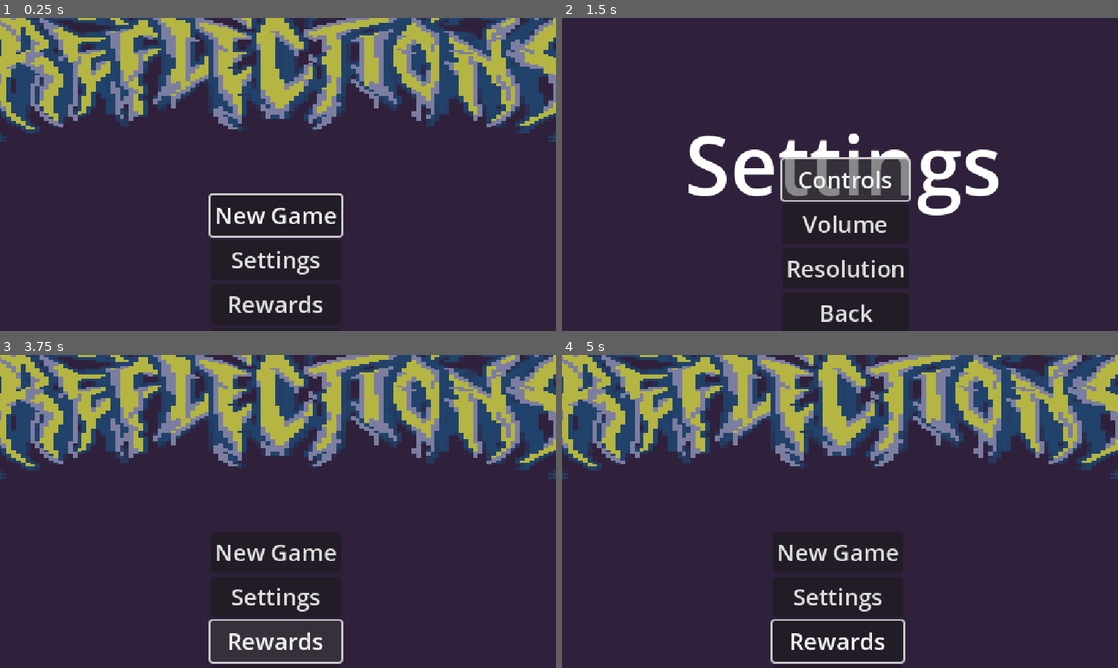
Above: before the commit, frames 1-4 (two rows, left to right).
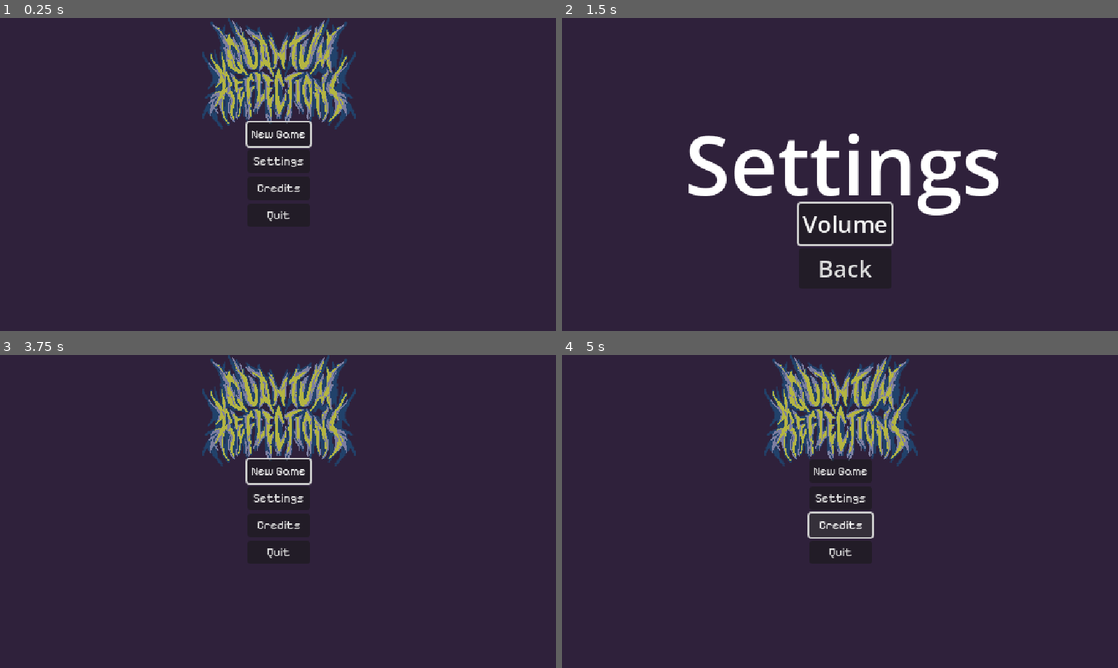
Above: after the commit, the same moments.

Repository: iparosds/Quantum-Reflections
Game: Godot game, scene res://scenes/menu.tscn
The game is run twice, just before and just after one commit, with the same random seed, the same clock (stepped at 60 frames per second) and the same inputs.
Inputs (mouse positions are in pixels of both pictures, inside the frame that each line leads up to):
- Up to frame 1 (0.25 s): no input
- Up to frame 2 (1.5 s): click "Settings" at 0.5 s; click (845, 180) at 1.25 s, where only the run before the commit has a clickable "Controls"
- Up to frame 3 (3.75 s): click "Volume" at 2 s; click "Back" at 2.75 s; click (278, 639) at 3.5 s, where only the run before the commit has a clickable "Rewards"
- Up to frame 4 (5 s): click (840, 524) at 4.25 s, where only the run after the commit has a clickable "Credits"

The runs differ from the first frame. In frame 1, 29% of the frame differs, in the area x 0-100%, y 0-95%; in frame 2, 2.8%; in frame 3, 29%; in frame 4, 29%.

Commit message:
erro na tela

Diff:
--- a/project.godot
+++ b/project.godot
@@ -17,8 +17,6 @@
 
 [display]
 
-window/size/mode=3
-window/size/initial_position_type=0
 window/subwindows/embed_subwindows=false
 window/stretch/mode="viewport"
 window/stretch/scale=2.0
--- a/scenes/menu.tscn
+++ b/scenes/menu.tscn
@@ -1,9 +1,10 @@
-[gd_scene load_steps=10 format=3 uid="uid://bll1gjahn6i7g"]
+[gd_scene load_steps=11 format=3 uid="uid://bll1gjahn6i7g"]
 
 [ext_resource type="Script" path="res://scripts/menu.gd" id="1_l1qqr"]
 [ext_resource type="Texture2D" uid="uid://cqvqrxuxky4ih" path="res://assets/sprites/logo copiar.png" id="2_y8hp7"]
 [ext_resource type="AudioStream" uid="uid://ttsymx30w523" path="res://assets/sounds/MENU SOUND - DOWN.wav" id="3_7krxr"]
 [ext_resource type="AudioStream" uid="uid://bg32u8hnfgwy0" path="res://assets/sounds/MENU MUSIC.wav" id="3_8h3rd"]
+[ext_resource type="FontFile" uid="uid://d3qxk71omhsy" path="res://assets/font/PixelifySans-VariableFont_wght.ttf" id="3_la3r8"]
 [ext_resource type="AudioStream" uid="uid://dkkiy87rlj0h8" path="res://assets/sounds/MENU SOUND - UP.wav" id="4_ath1i"]
 [ext_resource type="AudioStream" uid="uid://bnr2bup87a15w" path="res://assets/sounds/MENU SOUND - SELECT.wav" id="5_lao82"]
 
@@ -30,28 +31,26 @@
 
 [node name="TextureRect" type="TextureRect" parent="."]
 layout_mode = 1
+anchors_preset = 5
+anchor_left = 0.5
+anchor_right = 0.5
+offset_left = -79.5
+offset_right = 79.5
+offset_bottom = 115.0
+grow_horizontal = 2
+texture = ExtResource("2_y8hp7")
+
+[node name="MarginContainer" type="MarginContainer" parent="."]
+layout_mode = 1
 anchors_preset = 8
 anchor_left = 0.5
 anchor_top = 0.5
 anchor_right = 0.5
 anchor_bottom = 0.5
-offset_left = -389.0
-offset_top = -283.0
-offset_right = 387.0
-offset_bottom = -34.0
-grow_horizontal = 2
-grow_vertical = 2
-texture = ExtResource("2_y8hp7")
-
-[node name="MarginContainer" type="MarginContainer" parent="."]
-layout_mode = 1
-anchors_preset = 15
-anchor_right = 1.0
-anchor_bottom = 1.0
-offset_left = -2.0
-offset_top = 157.0
-offset_right = -2.0
-offset_bottom = 157.0
+offset_left = -67.0
+offset_top = -90.0
+offset_right = 68.0
+offset_bottom = 90.0
 grow_horizontal = 2
 grow_vertical = 2
 size_flags_horizontal = 4
@@ -70,41 +69,38 @@
 focus_neighbor_top = NodePath("../Quit")
 focus_neighbor_bottom = NodePath("../Settings")
 theme = SubResource("Theme_uhqyi")
+theme_override_fonts/font = ExtResource("3_la3r8")
+theme_override_font_sizes/font_size = 12
 text = "New Game"
 
 [node name="Settings" type="Button" parent="MarginContainer/VBoxContainer"]
 layout_mode = 2
+size_flags_vertical = 4
 focus_neighbor_top = NodePath("../New_Game")
-focus_neighbor_bottom = NodePath("../Rewards")
-theme = SubResource("Theme_uhqyi")
-text = "Settings"
-
-[node name="Rewards" type="Button" parent="MarginContainer/VBoxContainer"]
-layout_mode = 2
-focus_neighbor_top = NodePath("../Settings")
 focus_neighbor_bottom = NodePath("../Credits")
 theme = SubResource("Theme_uhqyi")
-text = "Rewards"
+theme_override_fonts/font = ExtResource("3_la3r8")
+theme_override_font_sizes/font_size = 12
+text = "Settings"
 
 [node name="Credits" type="Button" parent="MarginContainer/VBoxContainer"]
 layout_mode = 2
-focus_neighbor_top = NodePath("../Rewards")
-focus_neighbor_bottom = NodePath("../START!")
-theme = SubResource("Theme_uhqyi")
-text = "Credits"
-
-[node name="START!" type="Button" parent="MarginContainer/VBoxContainer"]
-layout_mode = 2
-focus_neighbor_top = NodePath("../Credits")
+size_flags_vertical = 4
+size_flags_stretch_ratio = 0.0
+focus_neighbor_top = NodePath("../Settings")
 focus_neighbor_bottom = NodePath("../Quit")
 theme = SubResource("Theme_uhqyi")
-text = "START!"
+theme_override_fonts/font = ExtResource("3_la3r8")
+theme_override_font_sizes/font_size = 12
+text = "Credits"
 
 [node name="Quit" type="Button" parent="MarginContainer/VBoxContainer"]
 layout_mode = 2
-focus_neighbor_top = NodePath("../START!")
+focus_neighbor_top = NodePath("../Credits")
 focus_neighbor_bottom = NodePath("../New_Game")
 theme = SubResource("Theme_uhqyi")
+theme_override_fonts/font = ExtResource("3_la3r8")
+theme_override_font_sizes/font_size = 12
 text = "Quit"
 
 [node name="menu_music" type="AudioStreamPlayer" parent="."]
@@ -121,10 +117,10 @@
 
 [node name="instructions" type="Label" parent="."]
 layout_mode = 0
-offset_left = 9.0
-offset_top = 607.0
-offset_right = 262.0
-offset_bottom = 641.0
+offset_left = 124.0
+offset_top = 385.0
+offset_right = 377.0
+offset_bottom = 419.0
 text = "UP and DOWN keys to browse the menu"
 label_settings = SubResource("LabelSettings_nn863")
 horizontal_alignment = 1
@@ -132,10 +128,10 @@
 
 [node name="instructions2" type="Label" parent="."]
 layout_mode = 0
-offset_left = 969.0
-offset_top = 610.0
-offset_right = 1147.0
-offset_bottom = 644.0
+offset_left = 774.0
+offset_top = 387.0
+offset_right = 952.0
+offset_bottom = 421.0
 text = "ENTER to select"
 label_settings = SubResource("LabelSettings_yxhpx")
 horizontal_alignment = 1
@@ -145,12 +141,8 @@
 [connection signal="pressed" from="MarginContainer/VBoxContainer/New_Game" to="." method="_on_new_game_pressed"]
 [connection signal="mouse_entered" from="MarginContainer/VBoxContainer/Settings" to="." method="_on_settings_mouse_entered"]
 [connection signal="pressed" from="MarginContainer/VBoxContainer/Settings" to="." method="_on_settings_pressed"]
-[connection signal="mouse_entered" from="MarginContainer/VBoxContainer/Rewards" to="." method="_on_rewards_mouse_entered"]
-[connection signal="pressed" from="MarginContainer/VBoxContainer/Rewards" to="." method="_on_rewards_pressed"]
 [connection signal="mouse_entered" from="MarginContainer/VBoxContainer/Credits" to="." method="_on_credits_mouse_entered"]
 [connection signal="pressed" from="MarginContainer/VBoxContainer/Credits" to="." method="_on_credits_pressed"]
-[connection signal="mouse_entered" from="MarginContainer/VBoxContainer/START!" to="." method="_on_start_mouse_entered"]
-[connection signal="pressed" from="MarginContainer/VBoxContainer/START!" to="." method="_on_start_pressed"]
 [connection signal="mouse_entered" from="MarginContainer/VBoxContainer/Quit" to="." method="_on_quit_mouse_entered"]
+[connection signal="pressed" from="MarginContainer/VBoxContainer/Quit" to="." method="_on_start_pressed"]
 [connection signal="pressed" from="MarginContainer/VBoxContainer/Quit" to="." method="_on_quit_pressed"]
-[connection signal="pressed" from="MarginContainer/VBoxContainer/Quit" to="." method="_on_start_pressed"]
--- a/scenes/settings_menu.tscn
+++ b/scenes/settings_menu.tscn
@@ -58,28 +58,16 @@
 size_flags_vertical = 4
 theme = SubResource("Theme_x3hd2")
 
-[node name="Controls" type="Button" parent="MarginContainer/VBoxContainer"]
+[node name="Volume" type="Button" parent="MarginContainer/VBoxContainer"]
 layout_mode = 2
 focus_neighbor_top = NodePath("../Back")
-focus_neighbor_bottom = NodePath("../Volume")
-text = "Controls"
-
-[node name="Volume" type="Button" parent="MarginContainer/VBoxContainer"]
-layout_mode = 2
-focus_neighbor_top = NodePath("../Controls")
-focus_neighbor_bottom = NodePath("../Resolution")
+focus_neighbor_bottom = NodePath("../Back")
 text = "Volume"
-
-[node name="Resolution" type="Button" parent="MarginContainer/VBoxContainer"]
-layout_mode = 2
-focus_neighbor_top = NodePath("../Volume")
-focus_neighbor_bottom = NodePath("../Back")
-text = "Resolution"
 
 [node name="Back" type="Button" parent="MarginContainer/VBoxContainer"]
 layout_mode = 2
-focus_neighbor_top = NodePath("../Resolution")
-focus_neighbor_bottom = NodePath("../Controls")
+focus_neighbor_top = NodePath("../Volume")
+focus_neighbor_bottom = NodePath("../Volume")
 text = "Back"
 
 [node name="menu_music" type="AudioStreamPlayer" parent="."]
@@ -108,11 +96,7 @@
 horizontal_alignment = 1
 vertical_alignment = 1
 
-[connection signal="mouse_entered" from="MarginContainer/VBoxContainer/Controls" to="." method="_on_controls_mouse_entered"]
-[connection signal="pressed" from="MarginContainer/VBoxContainer/Controls" to="." method="_on_controls_pressed"]
 [connection signal="mouse_entered" from="MarginContainer/VBoxContainer/Volume" to="." method="_on_volume_mouse_entered"]
 [connection signal="pressed" from="MarginContainer/VBoxContainer/Volume" to="." method="_on_volume_pressed"]
-[connection signal="mouse_entered" from="MarginContainer/VBoxContainer/Resolution" to="." method="_on_resolution_mouse_entered"]
-[connection signal="pressed" from="MarginContainer/VBoxContainer/Resolution" to="." method="_on_resolution_pressed"]
 [connection signal="mouse_entered" from="MarginContainer/VBoxContainer/Back" to="." method="_on_back_mouse_entered"]
 [connection signal="pressed" from="MarginContainer/VBoxContainer/Back" to="." method="_on_back_pressed"]
--- a/scripts/menu.gd
+++ b/scripts/menu.gd
@@ -21,13 +21,7 @@
 	$select_sound.play()
 	get_tree().change_scene_to_file("res://scenes/settings_menu.tscn")
 
-func _on_rewards_pressed() -> void:
-	$select_sound.play()
-
 func _on_credits_pressed() -> void:
-	$select_sound.play()
-
-func _on_start_pressed() -> void:
 	$select_sound.play()
 
 func _on_quit_pressed() -> void:
@@ -48,11 +42,7 @@
 	$down_sound.play()
 func _on_settings_mouse_entered() -> void:
 	$down_sound.play()
-func _on_rewards_mouse_entered() -> void:
-	$down_sound.play()
 func _on_credits_mouse_entered() -> void:
-	$down_sound.play()
-func _on_start_mouse_entered() -> void:
 	$down_sound.play()
 func _on_quit_mouse_entered() -> void:
 	$down_sound.play()
--- a/scripts/resolution.gd
+++ /dev/null
@@ -1,27 +0,0 @@
-extends Control
-
-@onready var resolutions = $MarginContainer/VBoxContainer/Resolutions as OptionButton
-@onready var back = $Back as OptionButton
-
-
-func _ready():
-	$menu_music.play()
-	resolutions.grab_focus()
-
-func _on_resolutions_item_selected(index: int) -> void:
-	match index:
-		0:
-			DisplayServer.window_set_size(Vector2i(1920,1080))
-		1:
-			DisplayServer.window_set_size(Vector2i(1600,980))
-		2:
-			DisplayServer.window_set_size(Vector2i(1280,720))
-		3:
-			DisplayServer.window_set_size(Vector2i(1152,648))
-
-func _on_back_pressed() -> void:
-	$select_sound.play()
-	get_tree().change_scene_to_file("res://scenes/menu.tscn")
-
-func _on_back_mouse_entered() -> void:
-	$down_sound.play()
--- a/scripts/settings_menu.gd
+++ b/scripts/settings_menu.gd
@@ -1,15 +1,11 @@
 extends Control
 
-@onready var controls =$MarginContainer/VBoxContainer/Controls as Button
 @onready var volume = $MarginContainer/VBoxContainer/Volume as Button
 @onready var back = $MarginContainer/VBoxContainer/Back as Button
 
 func _ready():
 	$menu_music.play()
-	controls.grab_focus()
-
-func _on_controls_pressed() -> void:
-	$select_sound.play()
+	volume.grab_focus()
 
 func _on_volume_pressed() -> void:
 	$select_sound.play()
@@ -18,10 +14,6 @@
 func _on_back_pressed() -> void:
 	$select_sound.play()
 	get_tree().change_scene_to_file("res://scenes/menu.tscn")
-
-func _on_resolution_pressed() -> void:
-	$select_sound.play()
-	get_tree().change_scene_to_file("res://scenes/resolution.tscn")
 
 
 func _physics_process(delta):
@@ -36,11 +28,7 @@
 		get_tree().change_scene_to_file("res://scenes/menu.tscn")
 
 
-func _on_controls_mouse_entered() -> void:
-	$down_sound.play()
 func _on_volume_mouse_entered() -> void:
 	$down_sound.play()
 func _on_back_mouse_entered() -> void:
 	$down_sound.play()
-func _on_resolution_mouse_entered() -> void:
-	$down_sound.play()
Not shown: 1 places in scripts/projectile_basic.tres that only renumber resources
Not shown, changed: README.md
